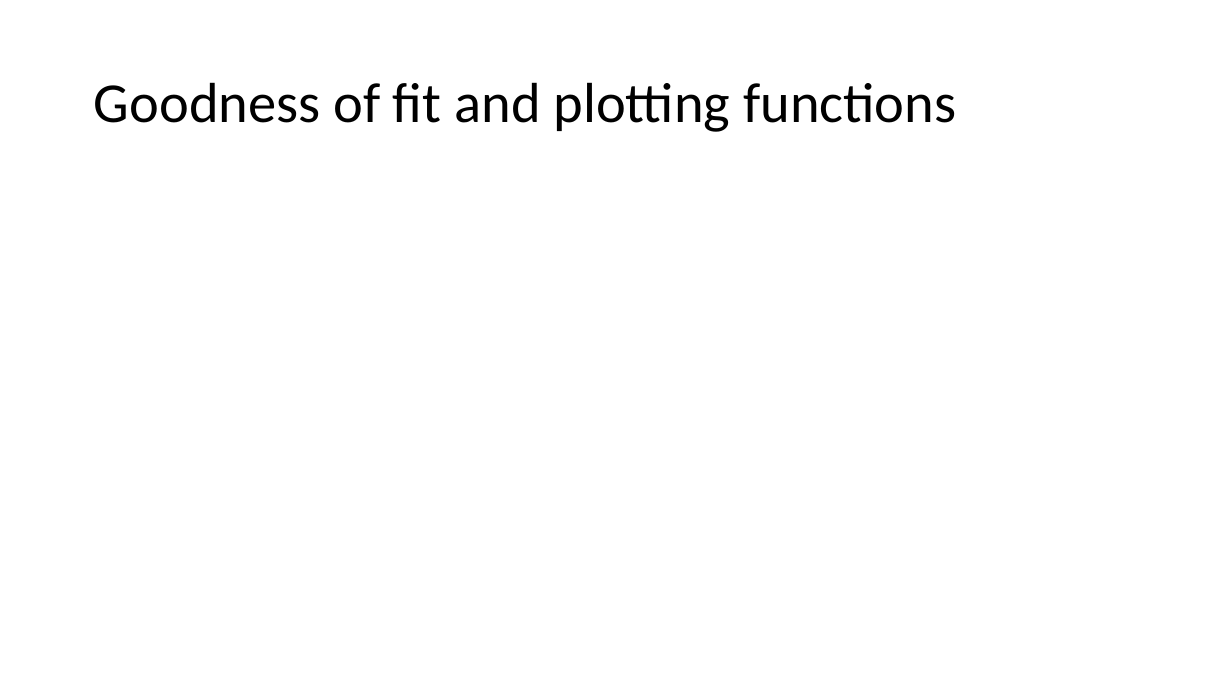
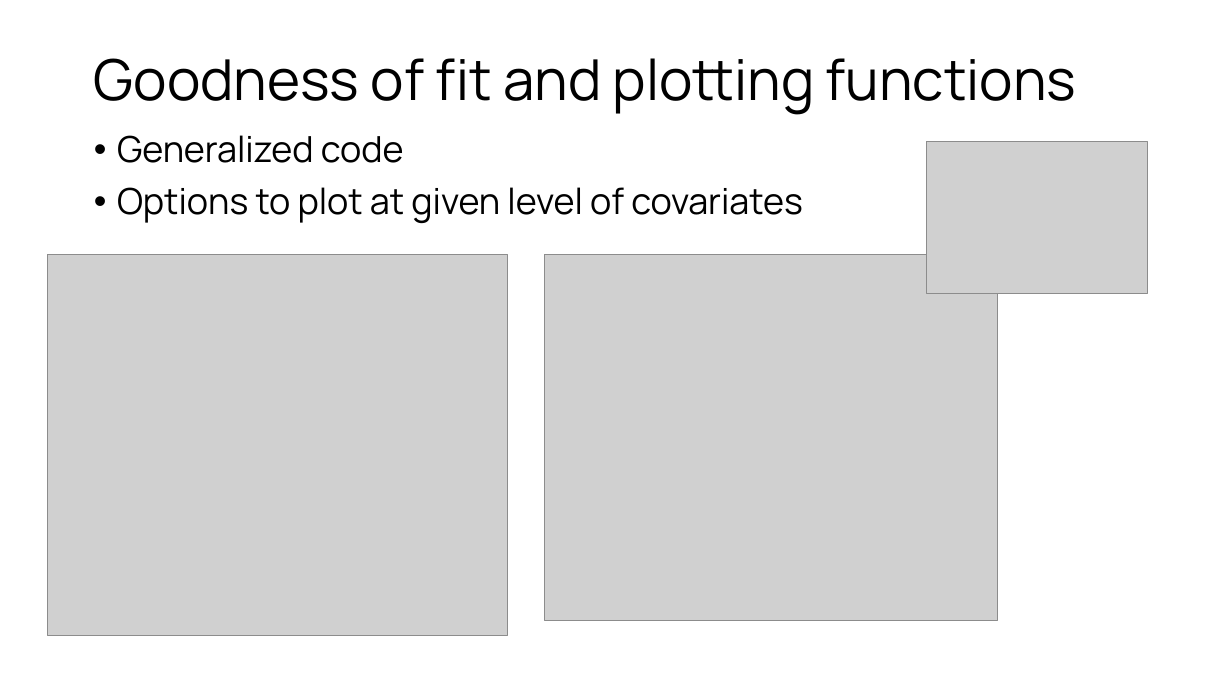
Before and after one commit to calliste-fagard-jenkin/LT2D-work, a slide deck: slide 12 of presentation.pptx. Drawn at 1232x693 pixels with LibreOffice and Linux fonts; fonts in the diff are those of the drawing; grey boxes stand for pictures. Boxes give left, top, right and bottom in pixels: in the first picture for what was removed or moved away, otherwise in the second. Text is boxed around its words. In the diff, an @@ line names an element or a change of style, - is before the commit and + after.

```diff
--- a/presentation.pptx
+++ b/presentation.pptx
@@ title "Goodness of fit and plotting ..." at bbox=[94, 58, 1076, 115]: font Calibri to Manrope @@
@@ text added at bbox=[117, 135, 803, 223], 28 pt, text #000000 @@
+• Generalized code
+• Options to plot at given level of covariates
@@ picture added at bbox=[927, 141, 1148, 293] @@
@@ picture added at bbox=[47, 254, 507, 635] @@
@@ picture added at bbox=[545, 254, 998, 620] @@
```
Also in this commit, not shown: 2 other slides changed, 4 slides added, 5 slides removed, 1 other file.
